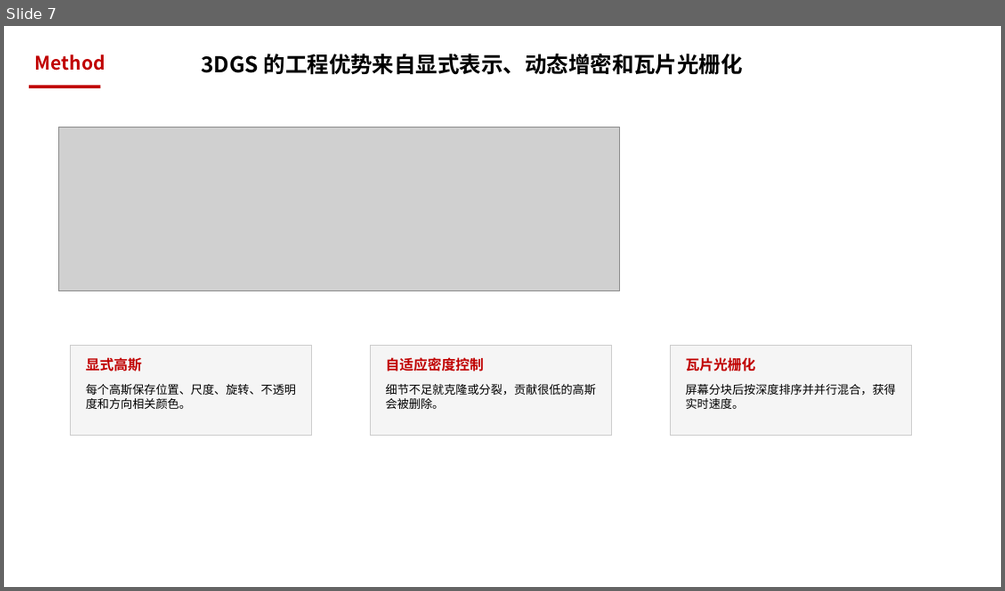
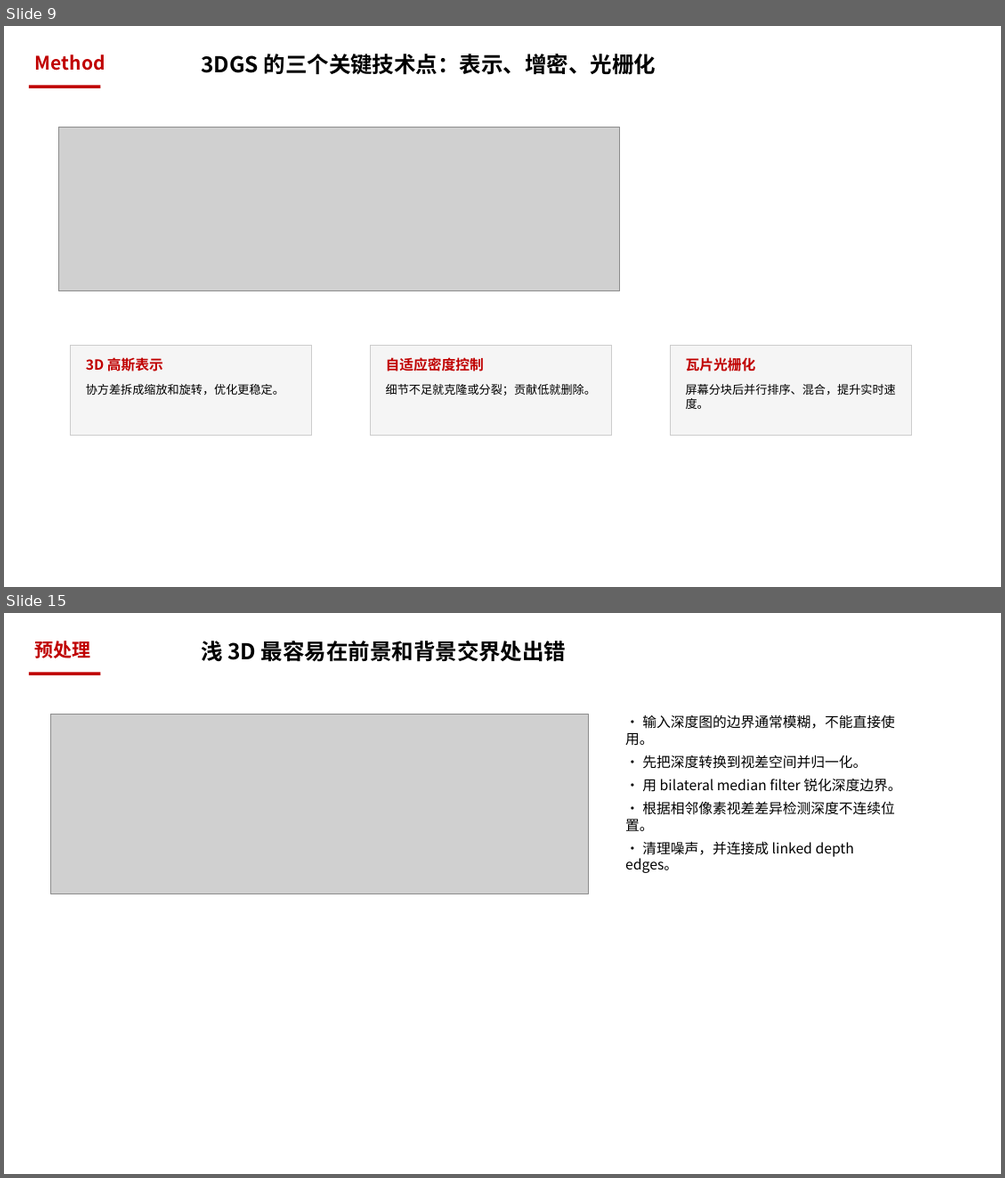
Before and after one commit to mengmcy1/gastric-cbm, a slide deck: 汇报/论文总结7.10_NeRF与3DGS_基础汇报.pptx. Shown one above the other, each under a label of ours: slide 7 before the commit, slides 9 and 15 after it; the slides between them are not shown. The pictures are 1005x591 and 1005x1178 pixels, drawn with LibreOffice and Linux fonts; fonts in the diff are those of the drawing; grey boxes stand for pictures. Boxes give left, top, right and bottom in pixels: in the first picture for what was removed or moved away, otherwise in the second. Text is boxed around its words. In the diff, an @@ line names an element or a change of style, - is before the commit and + after.

Commit message:
更新 AGENTS.md、汇报讲稿与PPT、论文总结，清理旧笔记

```diff
--- a/汇报/论文总结7.10_NeRF与3DGS_基础汇报.pptx
+++ b/汇报/论文总结7.10_NeRF与3DGS_基础汇报.pptx
@@ slide 15 added at (4, 613, 1001, 1174), background #FFFFFF @@
@@ text added at (35, 641, 91, 658), 24 pt, text #C00000, bold @@
+预处理
@@ text added at (201, 641, 566, 662), 28 pt, text #000000, bold @@
+浅 3D 最容易在前景和背景交界处出错
@@ rectangle added at (29, 673, 100, 676), fill #C00000 @@
@@ picture added at (50, 714, 588, 893) @@
@@ text added at (625, 714, 901, 873), 18 pt, text #000000 @@
+• 输入深度图的边界通常模糊，不能直接使用。
+• 先把深度转换到视差空间并归一化。
+• 用 bilateral median filter 锐化深度边界。
+• 根据相邻像素视差差异检测深度不连续位置。
+• 清理噪声，并连接成 linked depth edges。
@@ what was slide 7 is now slide 9 @@
@@ slide 9 changed as well @@
@@ text at (201, 54, 655, 75): text changed @@
-3DGS 的工程优势来自显式表示、动态增密和瓦片光栅化
+3DGS 的三个关键技术点：表示、增密、光栅化
@@ text at (86, 357, 163, 371): text changed @@
-显式高斯
+3D 高斯表示
@@ text at (86, 384, 284, 394): text changed @@
-每个高斯保存位置、尺度、旋转、不透明度和方向相关颜色。
+协方差拆成缩放和旋转，优化更稳定。
@@ text at (386, 384, 596, 395): text changed @@
-细节不足就克隆或分裂，贡献很低的高斯会被删除。
+细节不足就克隆或分裂；贡献低就删除。
@@ text at (686, 384, 896, 409): text changed @@
-屏幕分块后按深度排序并并行混合，获得实时速度。
+屏幕分块后并行排序、混合，提升实时速度。
```
Also in this commit, not shown: 1 other slide changed, 14 other slides added, 8 slides removed, 15 other files.
